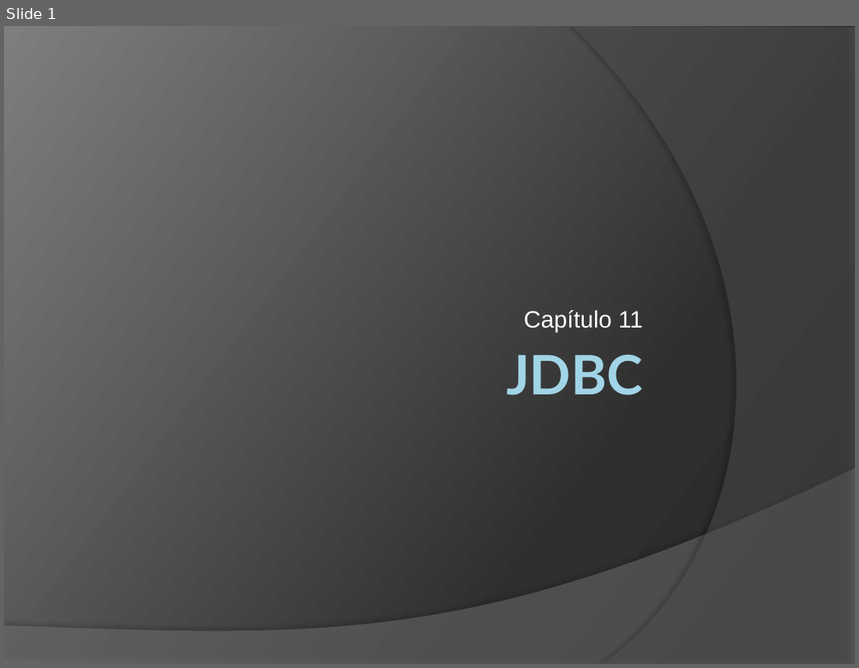
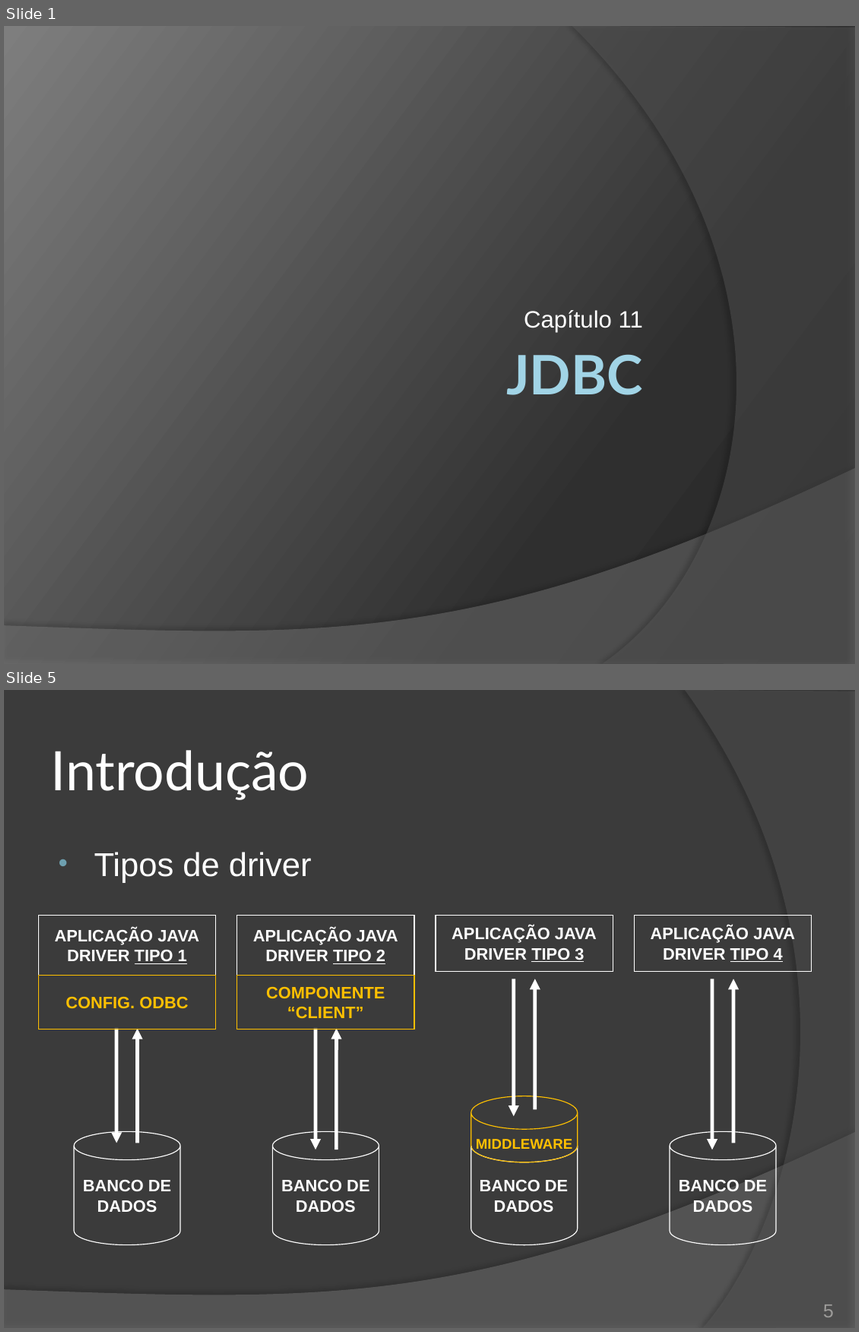
Before and after one commit to duchesqui/slzvieira-training, a slide deck: 2-Java-Programmer-Modulo-II/19.Capitulo11.pptx. Shown one above the other, each under a label of ours: slide 1 before the commit, slides 1 and 5 after it; the slides between them are not shown. The pictures are 859x668 and 859x1332 pixels, drawn with LibreOffice and Linux fonts; fonts in the diff are those of the drawing. Boxes give left, top, right and bottom in pixels: in the first picture for what was removed or moved away, otherwise in the second. Text is boxed around its words. In the diff, an @@ line names an element or a change of style, - is before the commit and + after.

Commit message:
Início da apresentação de JDBC. Inclusão dos drivers Oracle, My Sql e SQL Server.

```diff
--- a/2-Java-Programmer-Modulo-II/19.Capitulo11.pptx
+++ b/2-Java-Programmer-Modulo-II/19.Capitulo11.pptx
@@ slide 5 added at (4, 690, 855, 1328), background #3B3B3B; not listed: 1 template element that a slide beside it also shows @@
@@ freeform shape added at (685, 690, 855, 1328), fill #5E5E5E at 40% opacity @@
@@ title added at (51, 750, 310, 800), 46 pt, text #FFFFFF @@
+Introdução
@@ text added at (94, 852, 312, 883), 28 pt, text #FFFFFF @@
+• Tipos de driver
@@ rectangle added at (39, 916, 216, 976), outline #FFFFFF 0.75 pt, 14 pt, text #FFFFFF, bold @@
+APLICAÇÃO JAVA
+DRIVER TIPO 1
@@ rectangle added at (237, 916, 414, 976), outline #FFFFFF 0.75 pt, 14 pt, text #FFFFFF, bold @@
+APLICAÇÃO JAVA
+DRIVER TIPO 2
@@ rectangle added at (436, 916, 613, 972), outline #FFFFFF 0.75 pt, 14 pt, text #FFFFFF, bold @@
+APLICAÇÃO JAVA
+DRIVER TIPO 3
@@ rectangle added at (635, 916, 812, 972), outline #FFFFFF 0.75 pt, 14 pt, text #FFFFFF, bold @@
+APLICAÇÃO JAVA
+DRIVER TIPO 4
@@ rectangle added at (39, 976, 216, 1030), outline #FFC000 0.75 pt, 14 pt, text #FFC000, bold @@
+CONFIG. ODBC
@@ rectangle added at (237, 976, 414, 1030), outline #FFC000 0.75 pt, 14 pt, text #FFC000, bold @@
+COMPONENTE “CLIENT”
@@ arrow added from (514, 980) to (514, 1116), #FFFFFF 3 pt @@
@@ arrow added from (535, 1110) to (535, 980), #FFFFFF 3 pt @@
@@ arrow added from (712, 980) to (712, 1150), #FFFFFF 3 pt @@
@@ arrow added from (734, 1143) to (734, 980), #FFFFFF 3 pt @@
@@ arrow added from (116, 1029) to (116, 1143), #FFFFFF 3 pt @@
@@ arrow added from (138, 1143) to (138, 1029), #FFFFFF 3 pt @@
@@ arrow added from (316, 1029) to (316, 1150), #FFFFFF 3 pt @@
@@ arrow added from (337, 1150) to (337, 1029), #FFFFFF 3 pt @@
@@ cylinder added at (471, 1096, 578, 1163), outline #FFC000 0.75 pt, 12 pt, text #FFC000, bold @@
+MIDDLEWARE
@@ cylinder added at (74, 1132, 180, 1245), outline #FFFFFF 0.75 pt, 14 pt, text #FFFFFF, bold @@
+BANCO DE
+DADOS
@@ cylinder added at (273, 1132, 379, 1245), outline #FFFFFF 0.75 pt, 14 pt, text #FFFFFF, bold @@
+BANCO DE
+DADOS
@@ cylinder added at (670, 1132, 776, 1245), outline #FFFFFF 0.75 pt, 14 pt, text #FFFFFF, bold @@
+BANCO DE
+DADOS
@@ flow chart online storage added at (471, 1146, 578, 1246), outline #FFFFFF 0.75 pt, 14 pt, text #FFFFFF, bold @@
+BANCO DE
+DADOS
@@ page number added at (823, 1305, 834, 1318), 16 pt, text #9D9B9A @@
+5
```
Also in this commit, not shown: 18 other slides added, 8 slides removed, 7 other files.
